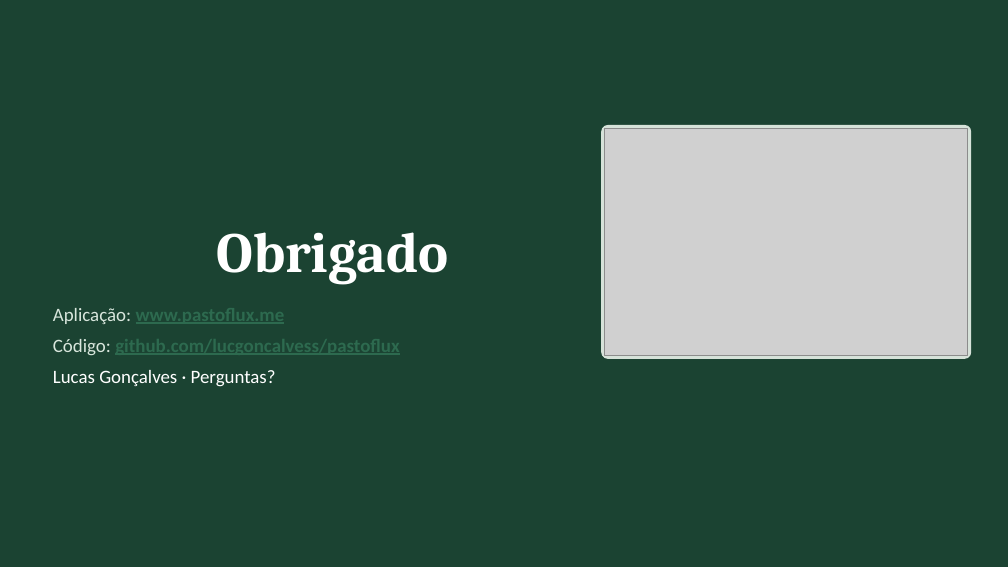
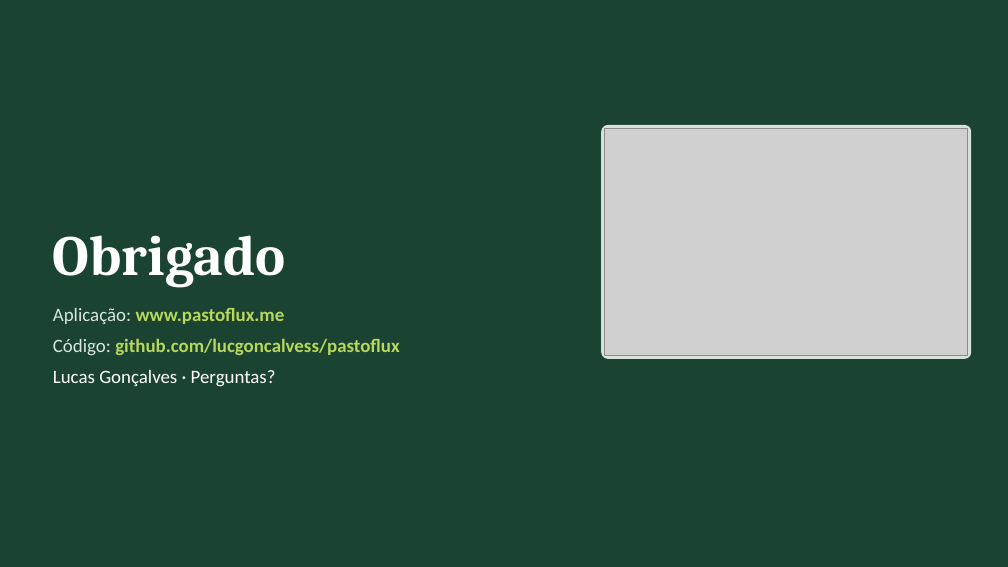
Before and after one commit to lucgoncalvess/pastoflux, a slide deck: slide 19 of documentacao/PastoFlux - Apresentacao Final.pptx. Drawn at 1008x567 pixels with LibreOffice and Linux fonts; fonts in the diff are those of the drawing; grey boxes stand for pictures. Boxes give left, top, right and bottom in pixels: in the first picture for what was removed or moved away, otherwise in the second. Text is boxed around its words. In the diff, an @@ line names an element or a change of style, - is before the commit and + after.

```diff
--- a/documentacao/PastoFlux - Apresentacao Final.pptx
+++ b/documentacao/PastoFlux - Apresentacao Final.pptx
@@ title "Obrigado" at (x1=53, y1=235, x2=286, y2=288): alignment centre to left @@
@@ text at (x1=53, y1=308, x2=399, y2=355): text colour #2D6A4F to #B7D85A, underline off in "www.pastoflux.me", "github.com/lucgoncalvess/pastoflux" @@
```
Also in this commit, not shown: 5 other slides changed, 2 other files.
